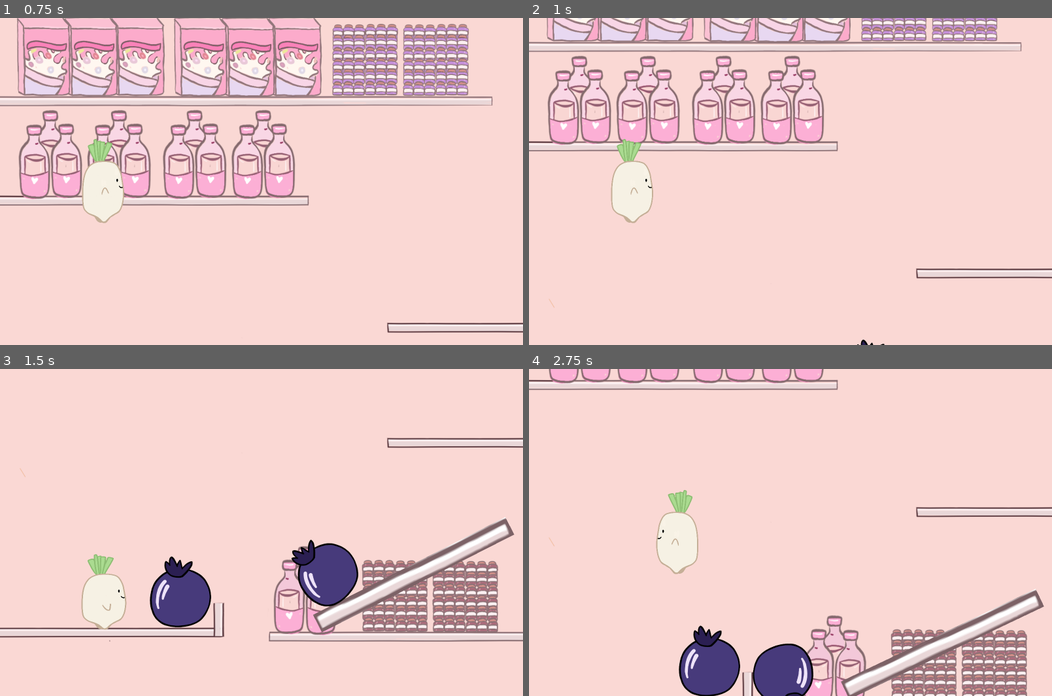
Above: before the commit, frames 1-4 (two rows, left to right).
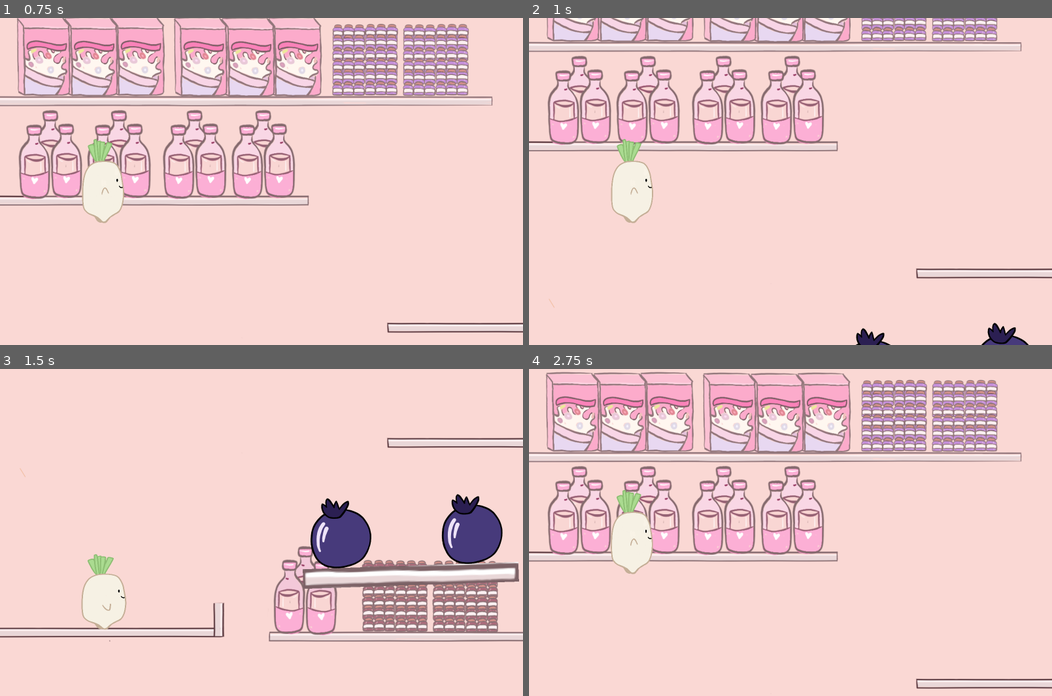
Above: after the commit, the same moments.

Repository: Boyquotes/daikon
Game: Godot game, scene res://main.tscn
The game is run twice, just before and just after one commit, with the same random seed, the same clock (stepped at 60 frames per second) and the same inputs.
Inputs:
- Up to frame 1 (0.75 s): click "Start" at 0.5 s
- Up to frame 2 (1 s): no input
- Up to frame 3 (1.5 s): hold D (right) from 1.28 s (still down); hold Shift (sprint, bound only after the commit) from 1.28 s (still down)
- Up to frame 4 (2.75 s): tap W (jump) at 1.52, 2.27 s; release D (right) at 2.03 s; release Shift (sprint, bound only after the commit) at 2.03 s; hold A (left) from 2.03 s (still down); tap Shift (sprint, bound only after the commit) at 2.1 s

Frame 1 is identical in both runs. In frame 2, 0.5% of the frame differs, in the area x 62-96%, y 93-100%; in frame 3, 9.1%; in frame 4, 37%, in the area x 0-100%, y 0-100%.

Commit message:
Add sprinting (shift)

Diff:
--- a/levels/level_1.tscn
+++ b/levels/level_1.tscn
@@ -93,7 +93,7 @@
 position = Vector2(1005, 1129)
 
 [node name="Blueberry" parent="." instance=ExtResource("4_xyrtp")]
-position = Vector2(440, 1188)
+position = Vector2(1164, 1020)
 
 [node name="Blueberry 2" parent="." instance=ExtResource("4_xyrtp")]
 position = Vector2(841, 1042)
--- a/player.tscn
+++ b/player.tscn
@@ -16,6 +16,8 @@
 
 
 const WALK_MAX_VELOCITY = 400.0
+const SPRINT_COEF = 3.0
+const SPRINT_COOLDOWN = 2.0
 const AIR_ACCEL = 100.0
 const AIR_DEACCEL = 10000000.0
 const JUMP_VELOCITY = 1000.0
@@ -31,9 +33,25 @@
 var floor_h_velocity: float = 0.0
 
 var airborne_time: float = 1e20
+var sprint_time: float = 0
 
 @onready var sprite := get_node('Sprites')
 @onready var animation_player := get_node('Animation')
+
+
+func _can_sprint(vx: float, delta: float) -> bool:
+	var sprint := Input.is_action_pressed(&'sprint')
+
+	if 0 < sprint_time and sprint_time < SPRINT_COOLDOWN:
+		sprint_time += delta
+	elif sprint_time > SPRINT_COOLDOWN:
+		sprint_time = 0
+
+	if sprint and absf(vx) > WALK_MAX_VELOCITY / 1.5 and sprint_time < SPRINT_COOLDOWN / 4:
+		sprint_time += delta
+		return true
+	return false
+
 
 func _integrate_forces(state: PhysicsDirectBodyState2D) -> void:
 	var velocity := state.get_linear_velocity()
@@ -46,6 +64,7 @@
 	var move_left := Input.is_action_pressed(&'left')
 	var move_right := Input.is_action_pressed(&'right')
 	var jump := Input.is_action_pressed(&'jump')
+	var sprint = _can_sprint(velocity.x, step)
 
 	# Deapply prev floor velocity.
 	velocity.x -= floor_h_velocity
@@ -85,9 +104,9 @@
 	if on_floor:
 		# Process logic when character is on floor.
 		if move_left and not move_right:
-			velocity.x = -WALK_MAX_VELOCITY
+			velocity.x = -WALK_MAX_VELOCITY * (SPRINT_COEF if sprint else 1)
 		elif move_right and not move_left:
-			velocity.x = WALK_MAX_VELOCITY
+			velocity.x = WALK_MAX_VELOCITY * (SPRINT_COEF if sprint else 1)
 		else:
 			velocity.x = 0
 
--- a/project.godot
+++ b/project.godot
@@ -41,6 +41,11 @@
 , Object(InputEventKey,"resource_local_to_scene":false,"resource_name":"","device":-1,"window_id":0,"alt_pressed":false,"shift_pressed":false,"ctrl_pressed":false,"meta_pressed":false,"pressed":false,"keycode":0,"physical_keycode":32,"key_label":0,"unicode":32,"echo":false,"script":null)
 ]
 }
+sprint={
+"deadzone": 0.5,
+"events": [Object(InputEventKey,"resource_local_to_scene":false,"resource_name":"","device":-1,"window_id":0,"alt_pressed":false,"shift_pressed":false,"ctrl_pressed":false,"meta_pressed":false,"pressed":false,"keycode":0,"physical_keycode":4194325,"key_label":0,"unicode":0,"echo":false,"script":null)
+]
+}
 
 [layer_names]
 
Binary file removed: scene2.png
Not shown, removed: scene2.png.import
